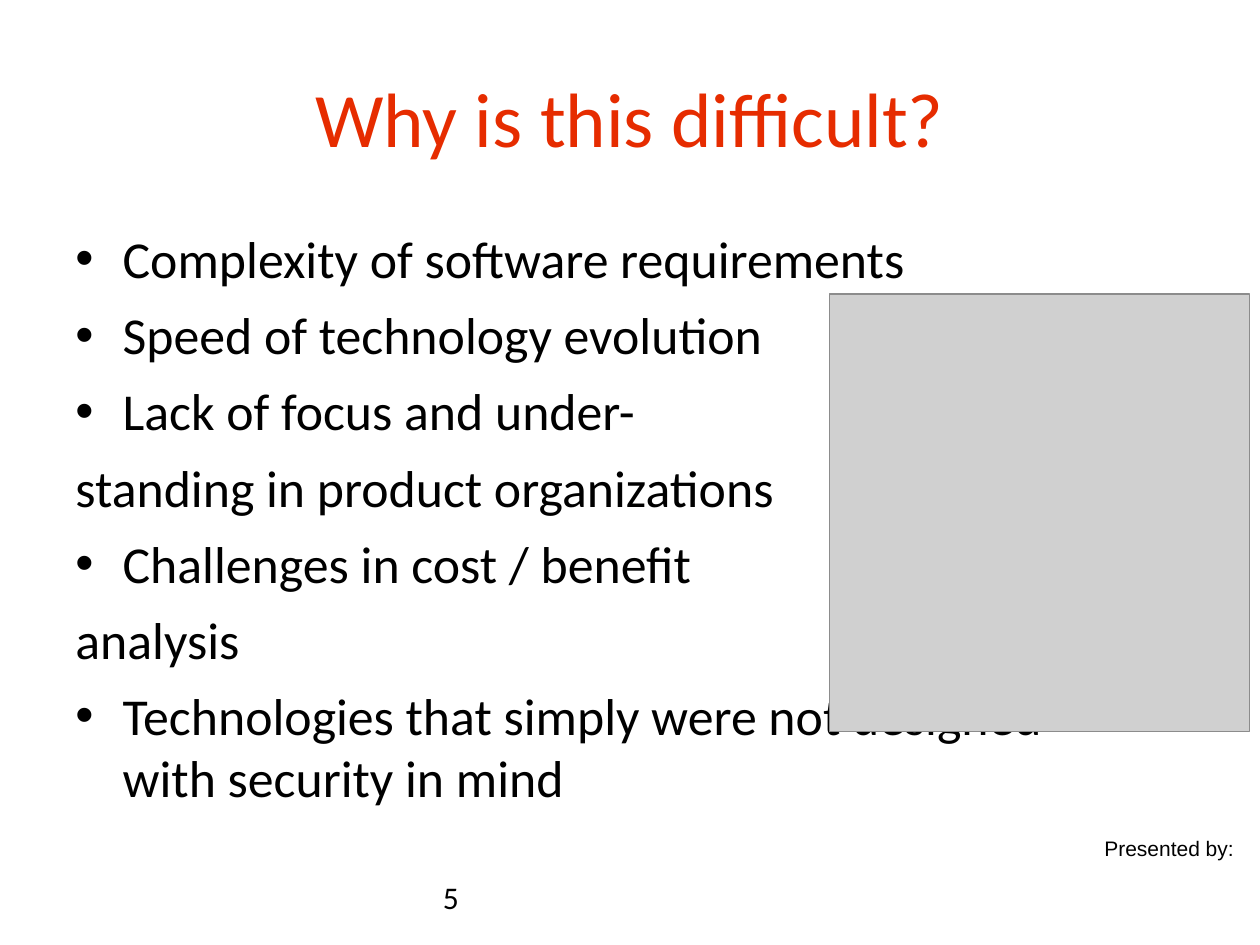
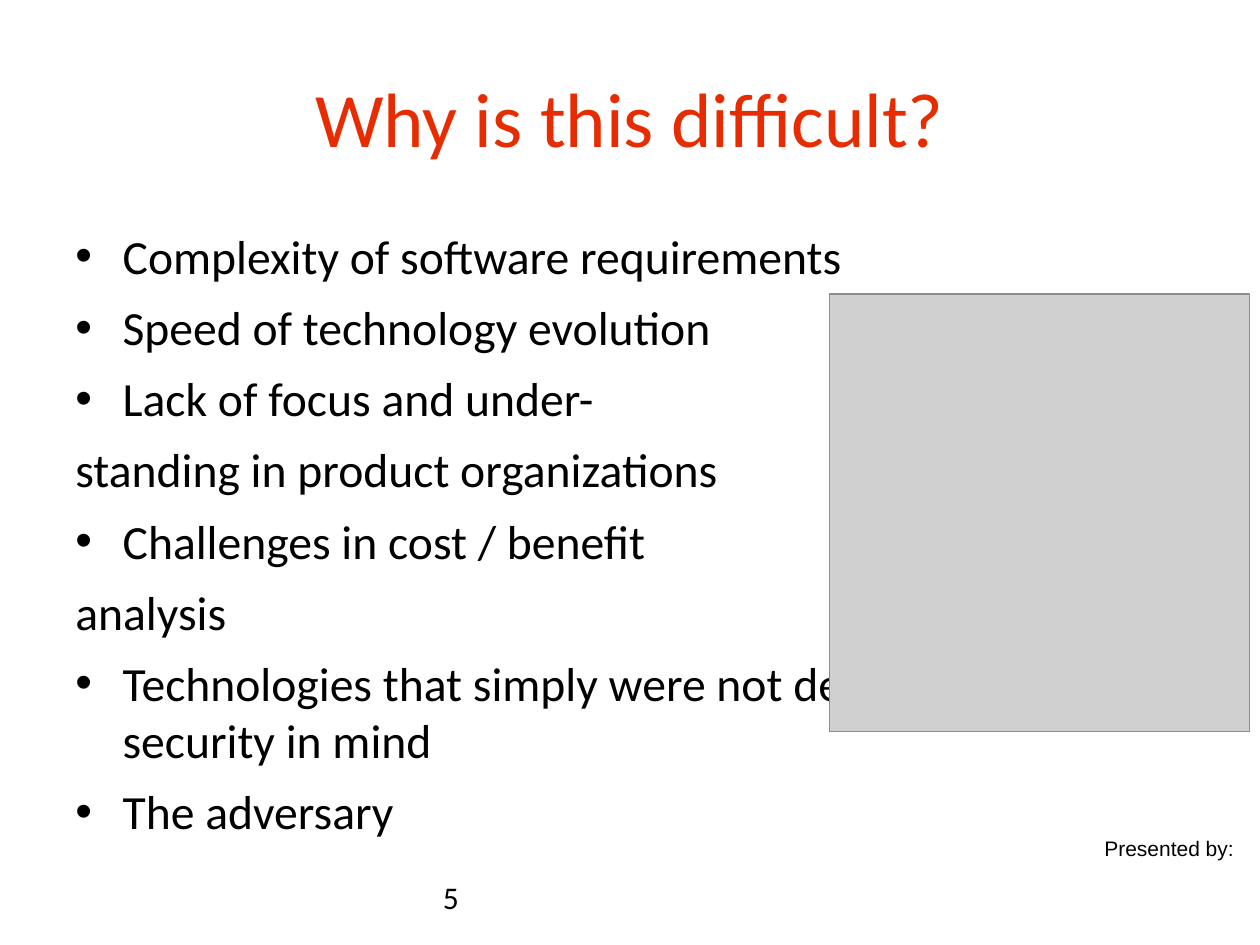
Before and after one commit to danielsomerfield/app-sec-presentation, a slide deck: slide 5 of AppSec Presentation Deck Day 1.ppt. Drawn at 1260x945 pixels with LibreOffice and Linux fonts; fonts in the diff are those of the drawing; grey boxes stand for pictures; background and template pictures are left out. Boxes give left, top, right and bottom in pixels: in the first picture for what was removed or moved away, otherwise in the second. Text is boxed around its words. In the diff, an @@ line names an element or a change of style, - is before the commit and + after.

```diff
--- a/AppSec Presentation Deck Day 1.ppt
+++ b/AppSec Presentation Deck Day 1.ppt
@@ text at box(75, 241, 967, 766): size 29.6 to 27.2 pt @@
@@ text at box(123, 796, 393, 837): paragraph added @@
+• The adversary
```
Also in this commit, not shown: 1 other slide changed.
